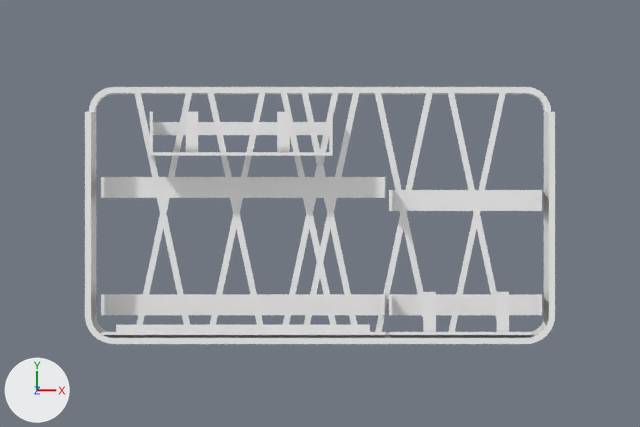
The Blender file models/rimowa-organizer-v2.blend as it was, and as the next commit left it.
One viewpoint serves both versions: the file's camera 'Camera'. Every picture has the same lights, and +X, +Y and +Z are marked at lower left. The first picture is the older version.

Names of what the first picture shows: 'PRINT - single connected organizer'.
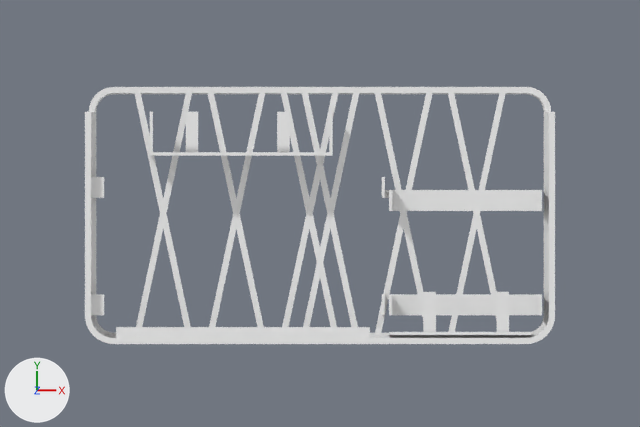
Boxes [x1, y1, x2, y2] around the edits, measured in the pictures (640 x 427 px):
part 1 of me_tapered_perimeter_001, cut back
    before: [98, 214, 404, 338]
    after: [91, 214, 389, 338]
part 2 of me_tapered_perimeter_001, cut back
    before: [91, 93, 386, 234]
    after: [91, 152, 405, 234]

The change, as a list of edits to the scene's bpy script:
```text
Change me_tapered_perimeter_001:
    used by ob_print___single_connected_organizer; location = (0.0, 0.0, 0.0)
    remove me_tapered_perimeter_001.from_pydata(...)  # 1280 vertices, 2768 faces; spans x -90.0..90.0, y -50.0..48.0, z 0.0..20.0
    add me_tapered_perimeter_001.from_pydata(...)  # 1064 vertices, 2256 faces; spans x -90.0..90.0, y -50.0..48.0, z 0.0..20.0
    me_tapered_perimeter_001 part 1: 3 vertices moved from x -44.0..25.0, y -46.0, z 2.0..16.0 to x -61.0..19.0, y -48.0..-44.0, z 15.0; 152 vertices removed from x -84.0..25.0, y -46.0..-31.0, z 0.0..16.0; 50 vertices added at x -88.0..24.0, y -48.0..-31.0, z 0.0..16.0
    me_tapered_perimeter_001 part 2: 142 vertices removed from x -88.0..26.0, y 6.0..35.0, z 0.0..16.0; 28 vertices added at x -88.0..32.0, y 6.0..14.0, z 0.0..16.0
```
